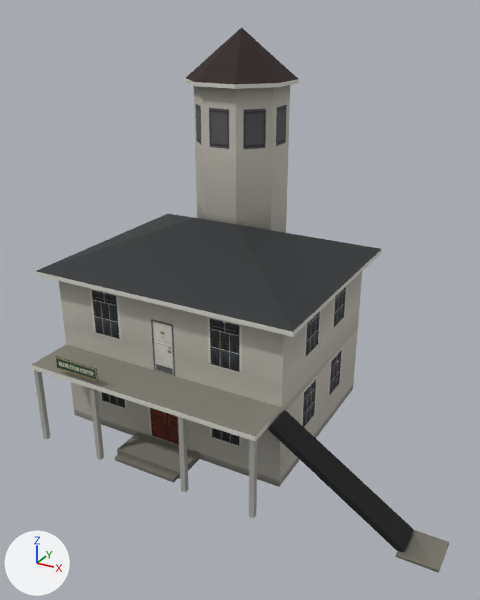
The glTF model assets/coronado_kit/buildings/landmarks/lmk_beach_lookout/landmark_lmk_beach_lookout_mid.glb: old version first, new version second.
Before and after are seen from a 50 mm lens placed at (13.4, -22.3, 16.4), pointed at (2.0, -1.6, 6.1). Lighting does not change. The marker at lower left points along +X, +Y and +Z. The picture after the commit comes second. Vertices at exactly the same position are counted once.

Names of what the first picture shows: 'landmark_lmk_beach_lookout_mid'.
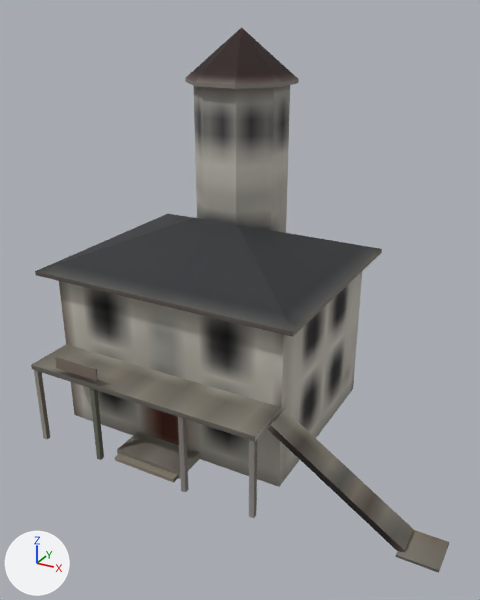
Boxes (x1, y1, x2, y2) around the edits, measured in the pictures (480 x 600 px):
'landmark_lmk_beach_lookout_mid', surface changed, recoloured
    both: (31, 72, 449, 564)
part 1 of me_landmark_lmk_beach_lookout_mid, surface changed
    both: (31, 72, 449, 564)
part 2 of me_landmark_lmk_beach_lookout_mid, recoloured
    both: (31, 78, 449, 564)
part 3 of me_landmark_lmk_beach_lookout_mid, recoloured
    both: (34, 72, 449, 562)

Edits to the bpy script that builds the scene:
```text
Add img_bld_lod_color_png:
    img_bld_lod_color_png = load_image('bld_lod_color.png', '../../../textures/bld_lod_color.png', 2048, 2048, 'sRGB')
Change mat_bld_mid:
    where n4 = _N.new('ShaderNodeTexImage'); n4.name = 'Image Texture'
    n4.image: img_city_color_png -> img_bld_lod_color_png
    add n4.extension = 'EXTEND'
Change me_landmark_lmk_beach_lookout_mid:
    where me_landmark_lmk_beach_lookout_mid.from_pydata(...)  # 400 vertices, 646 faces; spans x -5.6..11.2, y -6.0..5.5, z 0.0..15.7
    used by ob_landmark_lmk_beach_lookout_mid; location = (0.0, 0.0, 0.0)
    me_landmark_lmk_beach_lookout_mid part 1: texture (UV) coordinates of 646 of 646 faces, centred in x -5.6..11.2, y -6.0..5.5, z 0.0..14.5, changed; they spanned u 0.01..0.78, v 0.18..0.7 and now span u 0.07..0.97, v 0.03..0.6
    me_landmark_lmk_beach_lookout_mid part 2: 346 faces centred in x -5.6..10.8, y -6.0..4.8, z 0.1..13.8 are repainted in the vertex colours; the middle colour goes from white #f8f7f3 to white #ffffff
    me_landmark_lmk_beach_lookout_mid part 3: 293 faces centred in x -5.0..11.2, y -6.0..5.5, z 0.0..14.5 are repainted in the vertex colours; the middle colour goes from light grey #ccc9c7 to white #ffffff
```
